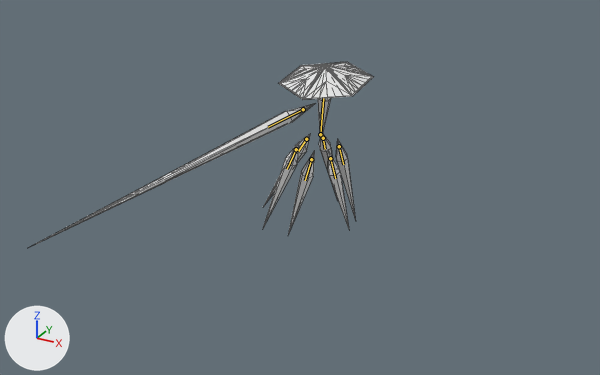
The glTF model glb_imports/Clarity.glb, before and after one commit.
Before and after are seen from a camera (50 mm lens) standing at (53.5, -103.8, 47.0) and looking at (3.1, -12.2, 1.2). Arrows for +X, +Y and +Z are at lower left; the lights stay in place. The older version comes first. Both versions are drawn at frame 70 of the action 'RaiseRightSlice'; the numbers are the values there. The bones that change, and the others that lie on the model, are drawn over the model as lines. Mesh edges are drawn as thin lines.

The first picture shows 'Arm', 'FrontLeft', 'FrontRight', 'Hat', 'MiddleLeft', 'MiddleRight' and 3 more.
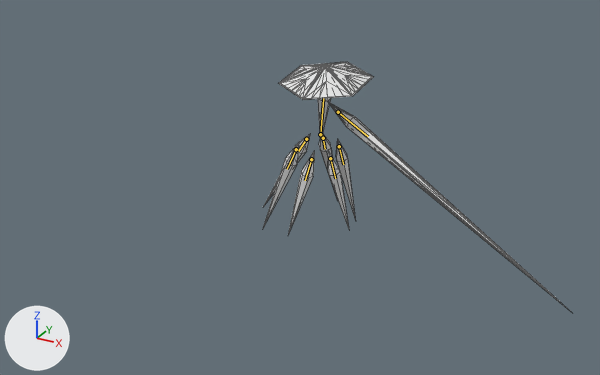
What the commit changed:
Bone 'Arm' (bone_arm) moves from (-0.66, -1.53, 2.94) to (-3.34, -5.33, 0.93).
Bone 'Arm' (bone_arm) turns from (57, -36, -49) to (167, 14, -60) degrees about its own x, y and z.

Boxes (x1, y1, x2, y2) around the edits, measured in the pictures (600 x 375 px):
'Arm', posed (14% narrower, 46% taller)
    before: (34, 103, 315, 245)
    after: (328, 102, 569, 310)
bone 'Arm', root to tip
    before: (303, 109) to (268, 127)
    after: (338, 112) to (368, 136)
